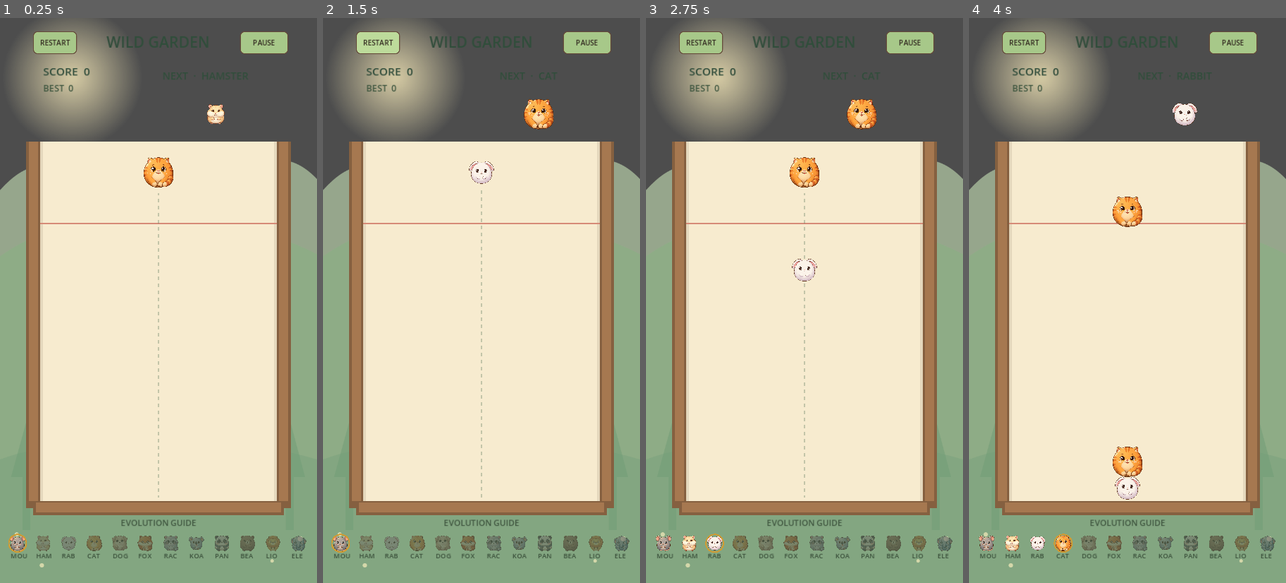
Above: before the commit, frames 1-4 (left to right).
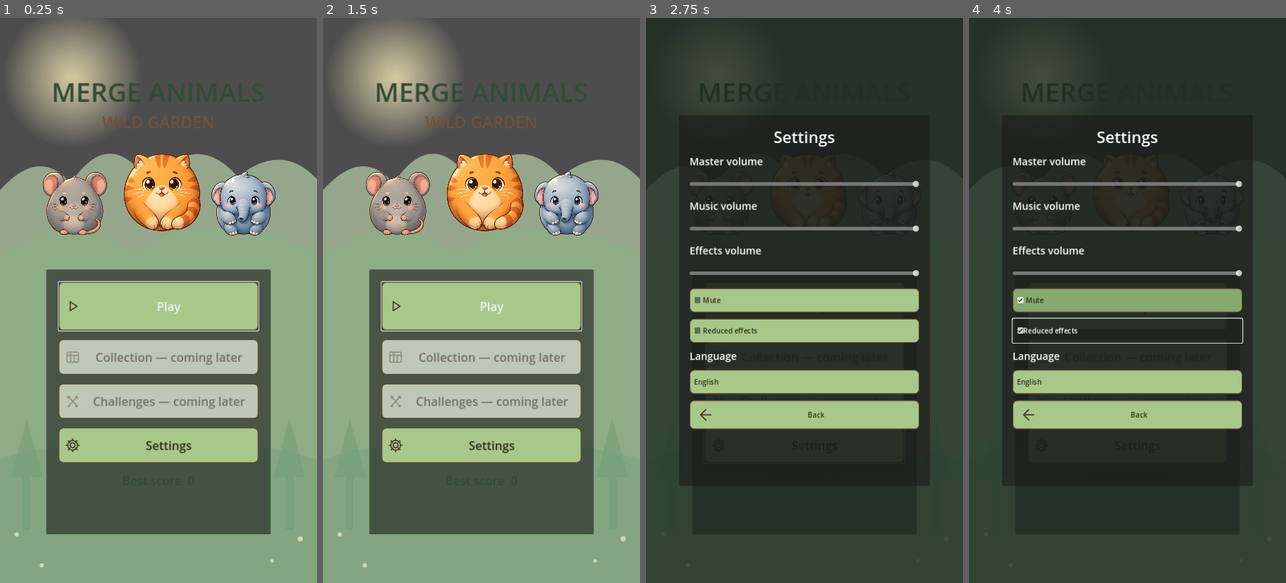
Above: after the commit, the same moments.

Repository: sandikovcusu-commits/MergeAnimal
Game: Godot game, scene res://scenes/ui/MainMenu.tscn
Same seed, same stepped clock (60 frames per second), same inputs: the game is played once before the commit and once after it. Before the commit the project starts from res://scenes/game/Game.tscn.
Inputs (mouse positions are in pixels of both pictures, inside the frame that each line leads up to):
- Up to frame 1 (0.25 s): no input
- Up to frame 2 (1.5 s): click (586, 40) at 0.5 s, where only the run before the commit has a clickable "PAUSE"; click (376, 40) at 1.25 s, where only the run before the commit has a clickable "RESTART"
- Up to frame 3 (2.75 s): click (804, 447) at 2 s, where only the run after the commit has a clickable "Settings"
- Up to frame 4 (4 s): click (1127, 300) at 2.75 s, where only the run after the commit has a clickable "Mute"; click (1127, 328) at 3.5 s, where only the run after the commit has a clickable "Reduced effects"

The runs differ from the first frame. In frame 1, 61% of the frame differs, in the area x 2-97%, y 2-96%; in frame 2, 62%; in frame 3, 100%, in the area x 0-100%, y 0-100%; in frame 4, 100%.

Commit message:
Add functional menu, pause navigation and persistent settings
Co-authored-by: arena-agent <297053741+arena-agent@users.noreply.github.com>

Diff:
--- a/MergeAnimals/project.godot
+++ b/MergeAnimals/project.godot
@@ -1,10 +1,10 @@
-; Merge Animals: Wild Garden — V0.4.1 development build
+; Merge Animals: Wild Garden — V0.5.0 development build
 config_version=5
 
 [application]
 config/name="Merge Animals: Wild Garden"
-config/version="0.4.1-dev"
-run/main_scene="res://scenes/game/Game.tscn"
+config/version="0.5.0-dev"
+run/main_scene="res://scenes/ui/MainMenu.tscn"
 
 [display]
 window/size/viewport_width=720
--- a/MergeAnimals/scenes/game/Game.tscn
+++ b/MergeAnimals/scenes/game/Game.tscn
@@ -160,7 +160,7 @@
 offset_left = 120.0
 offset_top = 510.0
 offset_right = 600.0
-offset_bottom = 825.0
+offset_bottom = 1010.0
 mouse_filter = 0
 
 [node name="Background" type="ColorRect" parent="HUD/Overlay"]
@@ -176,7 +176,7 @@
 offset_top = 40.0
 offset_right = 465.0
 offset_bottom = 165.0
-theme_override_font_sizes/font_size = 30
+theme_override_font_sizes/font_size = 24
 horizontal_alignment = 1
 mouse_filter = 2
 
@@ -193,6 +193,20 @@
 offset_right = 410.0
 offset_bottom = 295.0
 text = "RESTART"
+
+[node name="SettingsButton" type="Button" parent="HUD/Overlay"]
+offset_left = 70.0
+offset_top = 315.0
+offset_right = 410.0
+offset_bottom = 365.0
+text = "SETTINGS"
+
+[node name="MainMenuButton" type="Button" parent="HUD/Overlay"]
+offset_left = 70.0
+offset_top = 385.0
+offset_right = 410.0
+offset_bottom = 435.0
+text = "MAIN_MENU"
 
 [node name="DebugPanel" type="Control" parent="HUD"]
 visible = false
--- /dev/null
+++ b/MergeAnimals/scenes/ui/MainMenu.tscn
@@ -0,0 +1,8 @@
+[gd_scene load_steps=2 format=3]
+[ext_resource type="Script" path="res://scripts/ui/MainMenu.gd" id="1"]
+[node name="MainMenu" type="Control"]
+layout_mode = 3
+anchors_preset = 15
+anchor_right = 1.0
+anchor_bottom = 1.0
+script = ExtResource("1")
--- /dev/null
+++ b/MergeAnimals/scenes/ui/SettingsPanel.tscn
@@ -0,0 +1,8 @@
+[gd_scene load_steps=2 format=3]
+[ext_resource type="Script" path="res://scripts/ui/SettingsPanel.gd" id="1"]
+[node name="SettingsPanel" type="Control"]
+layout_mode = 3
+anchors_preset = 15
+anchor_right = 1.0
+anchor_bottom = 1.0
+script = ExtResource("1")
--- a/MergeAnimals/scripts/gameplay/Game.gd
+++ b/MergeAnimals/scripts/gameplay/Game.gd
@@ -58,9 +58,14 @@
 var combo_events: int = 0
 var highest_level: int = 1
 var golden_tween: Tween
+var max_combo: int = 0
+var best_at_start: int = 0
+var settings_panel: Control
+const SETTINGS_SCENE := preload("res://scenes/ui/SettingsPanel.tscn")
 
 func _ready() -> void:
 	process_mode = Node.PROCESS_MODE_ALWAYS
+	SettingsStore.apply(SettingsStore.load_values())
 	pieces.process_mode = Node.PROCESS_MODE_PAUSABLE
 	merge_manager.process_mode = Node.PROCESS_MODE_PAUSABLE
 	danger_monitor.process_mode = Node.PROCESS_MODE_PAUSABLE
@@ -79,7 +84,17 @@
 	resume_button.pressed.connect(_toggle_pause)
 	$HUD/Overlay/RestartButton.pressed.connect(_restart)
 	$HUD/RestartButton.pressed.connect(_restart)
+	$HUD/Overlay/SettingsButton.pressed.connect(_open_settings)
+	$HUD/Overlay/MainMenuButton.pressed.connect(_main_menu)
+	pause_button.icon = load("res://assets/ui/icons/pause.svg")
+	$HUD/RestartButton.icon = load("res://assets/ui/icons/restart.svg")
+	resume_button.icon = load("res://assets/ui/icons/play.svg")
+	$HUD/Overlay/RestartButton.icon = load("res://assets/ui/icons/restart.svg")
+	$HUD/Overlay/SettingsButton.icon = load("res://assets/ui/icons/settings.svg")
+	$HUD/Overlay/MainMenuButton.icon = load("res://assets/ui/icons/home.svg")
+	_refresh_ui_text()
 	best_score = _load_best()
+	best_at_start = best_score
 	current_data = _pick_animal()
 	next_data = _pick_animal()
 	debug_panel.visible = debug_enabled and OS.is_debug_build()
@@ -278,6 +293,7 @@
 			combo_events += 1
 	else:
 		combo_count = 1
+	max_combo = maxi(max_combo, combo_count)
 	var multiplier := minf(2.0, 1.0 + maxf(0, combo_count - 1) * 0.25)
 	score += roundi(base_score * multiplier)
 	if score > best_score:
@@ -337,8 +353,10 @@
 	active_touch = -1
 	mouse_down = false
 	current_preview.visible = false
-	overlay_title.text = "GAME OVER\nFINAL SCORE  %d\nBEST  %d" % [score, best_score]
+	var record := "\n" + tr("NEW_RECORD") if score > best_at_start and score > 0 else ""
+	overlay_title.text = "%s\n%s: %d   %s: %d\n%s: %s\n%s: %d   %s: %d%s" % [tr("GAME_OVER"), tr("FINAL_SCORE"), score, tr("BEST"), best_score, tr("LARGEST"), animals[clampi(highest_level - 1, 0, animals.size() - 1)].display_name, tr("MERGES"), merge_manager.merge_count, tr("MAX_COMBO"), max_combo, record]
 	resume_button.visible = false
+	$HUD/Overlay/SettingsButton.visible = false
 	overlay.visible = true
 	get_tree().paused = true
 	queue_redraw()
@@ -352,8 +370,9 @@
 		mouse_down = false
 		if spawn_state == SpawnState.AIMING:
 			spawn_state = SpawnState.READY
-		overlay_title.text = "PAUSED"
+		overlay_title.text = tr("PAUSE")
 		resume_button.visible = true
+		$HUD/Overlay/SettingsButton.visible = true
 		overlay.visible = true
 		get_tree().paused = true
 	else:
@@ -361,6 +380,31 @@
 		overlay.visible = false
 		get_tree().paused = false
 
+func _refresh_ui_text() -> void:
+	pause_button.text = tr("PAUSE")
+	$HUD/RestartButton.text = tr("RESTART")
+	resume_button.text = tr("RESUME")
+	$HUD/Overlay/RestartButton.text = tr("RESTART")
+	$HUD/Overlay/SettingsButton.text = tr("SETTINGS")
+	$HUD/Overlay/MainMenuButton.text = tr("MAIN_MENU")
+	$HUD/Hint.text = tr("GUIDE")
+
+func _open_settings() -> void:
+	if game_state != GameState.PAUSED or is_instance_valid(settings_panel):
+		return
+	settings_panel = SETTINGS_SCENE.instantiate()
+	$HUD.add_child(settings_panel)
+	settings_panel.settings_changed.connect(func(_values: Dictionary):
+		_refresh_ui_text()
+		overlay_title.text = tr("PAUSE")
+		_update_hud()
+	)
+	settings_panel.closed.connect(func(): settings_panel = null; $HUD/Overlay/SettingsButton.grab_focus())
+
+func _main_menu() -> void:
+	get_tree().paused = false
+	get_tree().change_scene_to_file("res://scenes/ui/MainMenu.tscn")
+
 func _restart() -> void:
 	get_tree().paused = false
 	get_tree().reload_current_scene()
@@ -378,11 +422,11 @@
 func _update_hud() -> void:
 	current_preview.data = current_data
 	next_preview.data = next_data
-	next_label.text = "NEXT  ·  " + next_data.display_name.to_upper()
-	score_label.text = "SCORE  %d" % score
+	next_label.text = tr("NEXT") + "  ·  " + next_data.display_name.to_upper()
+	score_label.text = tr("SCORE") + "  %d" % score
 	if combo_count > 1:
 		score_label.text += "  COMBO %d" % combo_count
-	best_label.text = "BEST  %d" % best_score
+	best_label.text = tr("BEST").to_upper() + "  %d" % best_score
 	_update_preview()
 
 func _draw() -> void:
--- /dev/null
+++ b/MergeAnimals/scripts/ui/MainMenu.gd
@@ -0,0 +1,63 @@
+extends Control
+const FOREST := preload("res://assets/backgrounds/forest_garden.svg")
+const THEME := preload("res://assets/ui/themes/forest.tres")
+const SETTINGS := preload("res://scenes/ui/SettingsPanel.tscn")
+const GAME := "res://scenes/game/Game.tscn"
+const DECOR := [preload("res://assets/animals/mouse/normal.png"), preload("res://assets/animals/cat/normal.png"), preload("res://assets/animals/elephant/normal.png")]
+var play_button: Button
+var settings_button: Button
+var best_label: Label
+var settings_panel: Control
+func _ready() -> void:
+	process_mode = Node.PROCESS_MODE_ALWAYS
+	SettingsStore.apply(SettingsStore.load_values())
+	theme = THEME
+	_build()
+
+func _build() -> void:
+	var card := PanelContainer.new()
+	card.offset_left = 105; card.offset_right = 615; card.offset_top = 570; card.offset_bottom = 1170
+	add_child(card)
+	var margins := MarginContainer.new()
+	for side in ["margin_left", "margin_right", "margin_top", "margin_bottom"]: margins.add_theme_constant_override(side, 28)
+	card.add_child(margins)
+	var list := VBoxContainer.new(); list.add_theme_constant_override("separation", 20); margins.add_child(list)
+	play_button = _button("Play", "PLAY", "play", 110); list.add_child(play_button); play_button.pressed.connect(_play)
+	var collection := _button("Collection", "COLLECTION", "collection", 80); collection.disabled = true; list.add_child(collection)
+	var challenges := _button("Challenges", "CHALLENGES", "challenge", 80); challenges.disabled = true; list.add_child(challenges)
+	settings_button = _button("Settings", "SETTINGS", "settings", 80); list.add_child(settings_button); settings_button.pressed.connect(_settings)
+	best_label = Label.new(); best_label.name = "Best"; best_label.horizontal_alignment = HORIZONTAL_ALIGNMENT_CENTER
+	best_label.add_theme_font_size_override("font_size", 27); best_label.add_theme_color_override("font_color", Color("334b36")); list.add_child(best_label)
+	_refresh_best()
+	play_button.grab_focus()
+
+func _button(node_name: String, key: String, icon: String, height: float) -> Button:
+	var button := Button.new(); button.name = node_name; button.text = key
+	button.icon = load("res://assets/ui/icons/%s.svg" % icon)
+	button.custom_minimum_size.y = height; button.add_theme_font_size_override("font_size", 27)
+	button.expand_icon = true; button.add_theme_constant_override("icon_max_width", 44)
+	return button
+
+func _refresh_best() -> void:
+	var cfg := ConfigFile.new(); var best := 0
+	if cfg.load("user://wild_garden.cfg") == OK:
+		var saved: Variant = cfg.get_value("scores", "best", 0)
+		if typeof(saved) == TYPE_INT: best = maxi(saved, 0)
+	best_label.text = "%s  %d" % [tr("BEST_SCORE"), best]
+func _play() -> void:
+	if is_instance_valid(settings_panel): return
+	get_tree().change_scene_to_file(GAME)
+func _settings() -> void:
+	if is_instance_valid(settings_panel): return
+	settings_panel = SETTINGS.instantiate()
+	add_child(settings_panel)
+	settings_panel.settings_changed.connect(func(_values: Dictionary): _refresh_best())
+	settings_panel.closed.connect(func(): settings_panel = null; settings_button.grab_focus())
+func _draw() -> void:
+	draw_texture_rect(FOREST, Rect2(0, 0, 720, 1280), false)
+	var font := ThemeDB.fallback_font
+	draw_string(font, Vector2(0, 190), "MERGE ANIMALS", HORIZONTAL_ALIGNMENT_CENTER, 720, 60, Color("334b36"))
+	draw_string(font, Vector2(0, 250), "WILD GARDEN", HORIZONTAL_ALIGNMENT_CENTER, 720, 37, Color("73513b"))
+	draw_texture_rect(DECOR[0], Rect2(95, 345, 150, 150), false)
+	draw_texture_rect(DECOR[1], Rect2(278, 305, 180, 180), false)
+	draw_texture_rect(DECOR[2], Rect2(478, 345, 150, 150), false)
--- /dev/null
+++ b/MergeAnimals/scripts/ui/SettingsPanel.gd
@@ -0,0 +1,69 @@
+extends Control
+signal closed
+signal settings_changed(values: Dictionary)
+var values: Dictionary
+var sliders: Dictionary = {}
+var mute_toggle: CheckBox
+var reduced_toggle: CheckBox
+var language_select: OptionButton
+const LOCALES := ["en", "az", "tr", "ru"]
+
+func _ready() -> void:
+	process_mode = Node.PROCESS_MODE_ALWAYS
+	set_anchors_and_offsets_preset(Control.PRESET_FULL_RECT)
+	mouse_filter = Control.MOUSE_FILTER_STOP
+	values = SettingsStore.load_values()
+	SettingsStore.apply(values)
+	_build()
+
+func _build() -> void:
+	var shade := ColorRect.new()
+	shade.color = Color(0.10, 0.16, 0.12, 0.78)
+	shade.set_anchors_and_offsets_preset(Control.PRESET_FULL_RECT)
+	shade.mouse_filter = Control.MOUSE_FILTER_STOP
+	add_child(shade)
+	var card := PanelContainer.new()
+	card.set_anchors_and_offsets_preset(Control.PRESET_CENTER)
+	card.offset_left = -285; card.offset_right = 285; card.offset_top = -420; card.offset_bottom = 420
+	add_child(card)
+	var margin := MarginContainer.new()
+	for side in ["margin_left", "margin_right", "margin_top", "margin_bottom"]: margin.add_theme_constant_override(side, 24)
+	card.add_child(margin)
+	var column := VBoxContainer.new()
+	column.add_theme_constant_override("separation", 14)
+	margin.add_child(column)
+	var title := Label.new(); title.text = "SETTINGS"; title.horizontal_alignment = HORIZONTAL_ALIGNMENT_CENTER
+	title.add_theme_font_size_override("font_size", 36); column.add_child(title)
+	for entry in [["MASTER_VOLUME", "master"], ["MUSIC_VOLUME", "music"], ["SFX_VOLUME", "sfx"]]:
+		var label := Label.new(); label.text = entry[0]; label.add_theme_font_size_override("font_size", 23); column.add_child(label)
+		var slider := HSlider.new(); slider.name = entry[1]; slider.min_value = 0; slider.max_value = 1; slider.step = 0.05; slider.value = values[entry[1]]
+		slider.custom_minimum_size = Vector2(0, 40); column.add_child(slider); sliders[entry[1]] = slider
+		slider.value_changed.connect(_on_slider.bind(entry[1]))
+	mute_toggle = CheckBox.new(); mute_toggle.name = "Mute"; mute_toggle.text = "MUTE"; mute_toggle.button_pressed = values.mute
+	mute_toggle.custom_minimum_size.y = 55; column.add_child(mute_toggle); mute_toggle.toggled.connect(_on_toggle.bind("mute"))
+	reduced_toggle = CheckBox.new(); reduced_toggle.name = "ReducedEffects"; reduced_toggle.text = "REDUCED_EFFECTS"; reduced_toggle.button_pressed = values.reduced_effects
+	reduced_toggle.custom_minimum_size.y = 55; column.add_child(reduced_toggle); reduced_toggle.toggled.connect(_on_toggle.bind("reduced_effects"))
+	var language_label := Label.new(); language_label.text = "LANGUAGE"; language_label.add_theme_font_size_override("font_size", 23); column.add_child(language_label)
+	language_select = OptionButton.new(); language_select.name = "Language"; language_select.custom_minimum_size.y = 55
+	for option in ["English", "Azərbaycanca", "Türkçe", "Русский"]: language_select.add_item(option)
+	language_select.select(LOCALES.find(values.language)); column.add_child(language_select); language_select.item_selected.connect(_on_language)
+	var back := Button.new(); back.name = "Back"; back.text = "BACK"; back.icon = load("res://assets/ui/icons/back.svg"); back.custom_minimum_size.y = 66
+	column.add_child(back); back.pressed.connect(_close)
+
+func _on_slider(value: float, key: String) -> void:
+	values[key] = value
+	_commit()
+func _on_toggle(value: bool, key: String) -> void:
+	values[key] = value
+	_commit()
+func _on_language(index: int) -> void:
+	values.language = LOCALES[index]
+	_commit()
+func _commit() -> void:
+	SettingsStore.apply(values)
+	if SettingsStore.save_values(values) != OK:
+		push_warning("Settings could not be saved")
+	settings_changed.emit(values)
+func _close() -> void:
+	closed.emit()
+	queue_free()
--- /dev/null
+++ b/MergeAnimals/scripts/ui/SettingsStore.gd
@@ -0,0 +1,37 @@
+class_name SettingsStore
+extends RefCounted
+const PATH := "user://wild_garden_settings.cfg"
+const DEFAULTS := {"master": 1.0, "music": 1.0, "sfx": 1.0, "mute": false, "reduced_effects": false, "language": "en"}
+static func load_values(path: String = PATH) -> Dictionary:
+	var cfg := ConfigFile.new()
+	var values := DEFAULTS.duplicate()
+	if cfg.load(path) == OK:
+		for key in values:
+			values[key] = cfg.get_value("settings", key, values[key])
+	for key in ["master", "music", "sfx"]:
+		if typeof(values[key]) != TYPE_FLOAT and typeof(values[key]) != TYPE_INT:
+			values[key] = 1.0
+		values[key] = clampf(float(values[key]), 0.0, 1.0)
+	if values.language not in ["en", "az", "tr", "ru"]:
+		values.language = "en"
+	if typeof(values.mute) != TYPE_BOOL: values.mute = false
+	if typeof(values.reduced_effects) != TYPE_BOOL: values.reduced_effects = false
+	return values
+static func save_values(values: Dictionary, path: String = PATH) -> Error:
+	var cfg := ConfigFile.new()
+	for key in DEFAULTS:
+		cfg.set_value("settings", key, values.get(key, DEFAULTS[key]))
+	return cfg.save(path)
+static func apply(values: Dictionary) -> void:
+	UIStrings.install()
+	TranslationServer.set_locale(values.language)
+	for bus in ["Music", "SFX"]:
+		if AudioServer.get_bus_index(bus) == -1:
+			AudioServer.add_bus()
+			var index := AudioServer.bus_count - 1
+			AudioServer.set_bus_name(index, bus)
+			AudioServer.set_bus_send(index, "Master")
+	for entry in [["Master", "master"], ["Music", "music"], ["SFX", "sfx"]]:
+		var index := AudioServer.get_bus_index(entry[0])
+		AudioServer.set_bus_volume_db(index, linear_to_db(maxf(0.0001, float(values[entry[1]]))))
+	AudioServer.set_bus_mute(AudioServer.get_bus_index("Master"), values.mute)
--- /dev/null
+++ b/MergeAnimals/scripts/ui/UIStrings.gd
@@ -0,0 +1,20 @@
+class_name UIStrings
+extends RefCounted
+# Native TranslationServer resources constructed from project-authored strings.
+static var installed := false
+static func install() -> void:
+	if installed:
+		return
+	installed = true
+	var messages := {
+		"en": {"PLAY":"Play", "SETTINGS":"Settings", "COLLECTION":"Collection — coming later", "CHALLENGES":"Challenges — coming later", "BEST_SCORE":"Best score", "MASTER_VOLUME":"Master volume", "MUSIC_VOLUME":"Music volume", "SFX_VOLUME":"Effects volume", "MUTE":"Mute", "REDUCED_EFFECTS":"Reduced effects", "LANGUAGE":"Language", "BACK":"Back", "PAUSE":"Pause", "RESUME":"Resume", "RESTART":"Restart", "MAIN_MENU":"Main menu", "GAME_OVER":"Game over", "FINAL_SCORE":"Final score", "BEST":"Best", "SCORE":"SCORE", "NEXT":"NEXT", "GUIDE":"Evolution guide", "LARGEST":"Largest animal", "MERGES":"Total merges", "MAX_COMBO":"Maximum combo", "NEW_RECORD":"New record!", "COMBO":"COMBO"},
+		"az": {"PLAY":"Oyna", "SETTINGS":"Tənzimləmələr", "COLLECTION":"Kolleksiya — sonra", "CHALLENGES":"Tapşırıqlar — sonra", "BEST_SCORE":"Ən yaxşı nəticə", "MASTER_VOLUME":"Ümumi səs", "MUSIC_VOLUME":"Musiqi səsi", "SFX_VOLUME":"Effekt səsi", "MUTE":"Səsi söndür", "REDUCED_EFFECTS":"Azaldılmış effektlər", "LANGUAGE":"Dil", "BACK":"Geri", "PAUSE":"Fasilə", "RESUME":"Davam et", "RESTART":"Yenidən başla", "MAIN_MENU":"Əsas menyu", "GAME_OVER":"Oyun bitdi", "FINAL_SCORE":"Yekun xal", "BEST":"Rekord", "SCORE":"XAL", "NEXT":"NÖVBƏTİ", "GUIDE":"İnkişaf ardıcıllığı", "LARGEST":"Ən böyük heyvan", "MERGES":"Birləşmələr", "MAX_COMBO":"Ən böyük kombo", "NEW_RECORD":"Yeni rekord!", "COMBO":"KOMBO"},
+		"tr": {"PLAY":"Oyna", "SETTINGS":"Ayarlar", "COLLECTION":"Koleksiyon — yakında", "CHALLENGES":"Görevler — yakında", "BEST_SCORE":"En iyi skor", "MASTER_VOLUME":"Ana ses", "MUSIC_VOLUME":"Müzik sesi", "SFX_VOLUME":"Efekt sesi", "MUTE":"Sesi kapat", "REDUCED_EFFECTS":"Azaltılmış efektler", "LANGUAGE":"Dil", "BACK":"Geri", "PAUSE":"Duraklat", "RESUME":"Devam et", "RESTART":"Yeniden başla", "MAIN_MENU":"Ana menü", "GAME_OVER":"Oyun bitti", "FINAL_SCORE":"Son skor", "BEST":"Rekor", "SCORE":"SKOR", "NEXT":"SIRADAKİ", "GUIDE":"Gelişim sırası", "LARGEST":"En büyük hayvan", "MERGES":"Birleşmeler", "MAX_COMBO":"En yüksek kombo", "NEW_RECORD":"Yeni rekor!", "COMBO":"KOMBO"},
+		"ru": {"PLAY":"Играть", "SETTINGS":"Настройки", "COLLECTION":"Коллекция — позже", "CHALLENGES":"Задания — позже", "BEST_SCORE":"Лучший результат", "MASTER_VOLUME":"Общая громкость", "MUSIC_VOLUME":"Громкость музыки", "SFX_VOLUME":"Громкость эффектов", "MUTE":"Выключить звук", "REDUCED_EFFECTS":"Меньше эффектов", "LANGUAGE":"Язык", "BACK":"Назад", "PAUSE":"Пауза", "RESUME":"Продолжить", "RESTART":"Заново", "MAIN_MENU":"Главное меню", "GAME_OVER":"Игра окончена", "FINAL_SCORE":"Итоговый счёт", "BEST":"Рекорд", "SCORE":"СЧЁТ", "NEXT":"ДАЛЕЕ", "GUIDE":"Эволюция", "LARGEST":"Самое большое животное", "MERGES":"Объединений", "MAX_COMBO":"Максимальное комбо", "NEW_RECORD":"Новый рекорд!", "COMBO":"КОМБО"}
+	}
+	for locale in messages:
+		var translation := Translation.new()
+		translation.locale = locale
+		for key in messages[locale]:
+			translation.add_message(key, messages[locale][key])
+		TranslationServer.add_translation(translation)
--- /dev/null
+++ b/MergeAnimals/tests/integration/day5_ui.gd
@@ -0,0 +1,62 @@
+extends SceneTree
+var failures := 0
+var checks := 0
+func _initialize() -> void:
+	call_deferred("run")
+func check(ok: bool, message: String) -> void:
+	checks += 1
+	print("%s: %s" % ["PASS" if ok else "FAIL", message])
+	if not ok: failures += 1
+func frames(count: int = 3) -> void:
+	for i in range(count): await process_frame
+func run() -> void:
+	var old_settings := SettingsStore.load_values()
+	var startup := load("res://scenes/ui/MainMenu.tscn") as PackedScene
+	var menu = startup.instantiate()
+	root.add_child(menu); current_scene = menu
+	await frames()
+	check(is_instance_valid(menu.play_button) and not menu.play_button.disabled, "main menu exposes working Play")
+	check(menu.find_child("Collection", true, false).disabled and menu.find_child("Challenges", true, false).disabled, "unfinished modes disabled")
+	menu.settings_button.pressed.emit()
+	await frames()
+	check(is_instance_valid(menu.settings_panel), "menu opens settings")
+	var settings = menu.settings_panel
+	settings.sliders.master.value = 0.4
+	settings.language_select.select(1); settings.language_select.item_selected.emit(1)
+	await frames()
+	check(is_equal_approx(SettingsStore.load_values().master, 0.4), "volume change persisted")
+	check(TranslationServer.get_locale() == "az" and TranslationServer.translate("SETTINGS") == "Tənzimləmələr", "Azerbaijani translation applied")
+	check(AudioServer.get_bus_index("Music") >= 0 and AudioServer.get_bus_index("SFX") >= 0, "audio bus infrastructure exists")
+	settings.find_child("Back", true, false).pressed.emit()
+	await frames()
+	check(not is_instance_valid(menu.settings_panel), "settings back closes modal")
+	SettingsStore.save_values(old_settings); SettingsStore.apply(old_settings)
+	menu.play_button.pressed.emit()
+	await frames(5)
+	var game = current_scene
+	check(game != menu and game.has_method("_toggle_pause") and game.is_playing(), "Play transitions to live game")
+	game.pause_button.pressed.emit()
+	await frames()
+	check(paused and game.game_state == game.GameState.PAUSED and game.overlay.visible, "pause freezes game and shows overlay")
+	game.get_node("HUD/Overlay/SettingsButton").pressed.emit()
+	await frames()
+	check(is_instance_valid(game.settings_panel) and paused, "settings opens while paused")
+	game.settings_panel.find_child("Back", true, false).pressed.emit()
+	await frames()
+	check(not is_instance_valid(game.settings_panel) and paused and game.overlay.visible, "settings back preserves pause")
+	game.resume_button.pressed.emit()
+	await frames()
+	check(not paused and game.is_playing() and not game.overlay.visible, "resume restores gameplay")
+	game._on_game_over()
+	await frames()
+	check(paused and game.game_state == game.GameState.GAME_OVER and not game.resume_button.visible, "game over freezes and cannot resume")
+	game.get_node("HUD/Overlay/RestartButton").pressed.emit()
+	await frames(5)
+	var fresh = current_scene
+	check(fresh != game and fresh.score == 0 and not paused and fresh.is_playing(), "game-over restart resets scene")
+	fresh.pause_button.pressed.emit(); await frames()
+	fresh.get_node("HUD/Overlay/MainMenuButton").pressed.emit(); await frames(5)
+	check(not paused and current_scene.has_method("_play"), "pause to main menu unpauses tree")
+	SettingsStore.save_values(old_settings); SettingsStore.apply(old_settings)
+	print("Day5 UI integration: checks=%d failures=%d" % [checks, failures])
+	quit(1 if failures else 0)
Not shown, added: MergeAnimals/tests/logs/v050-baseline.txt
